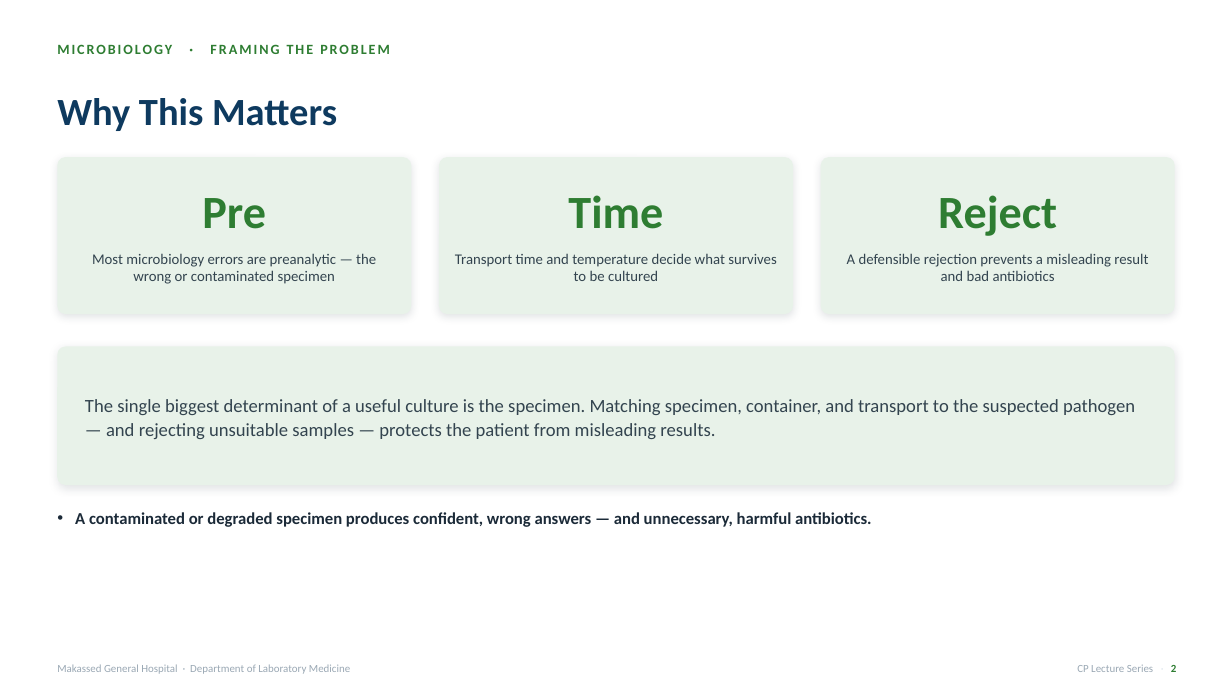
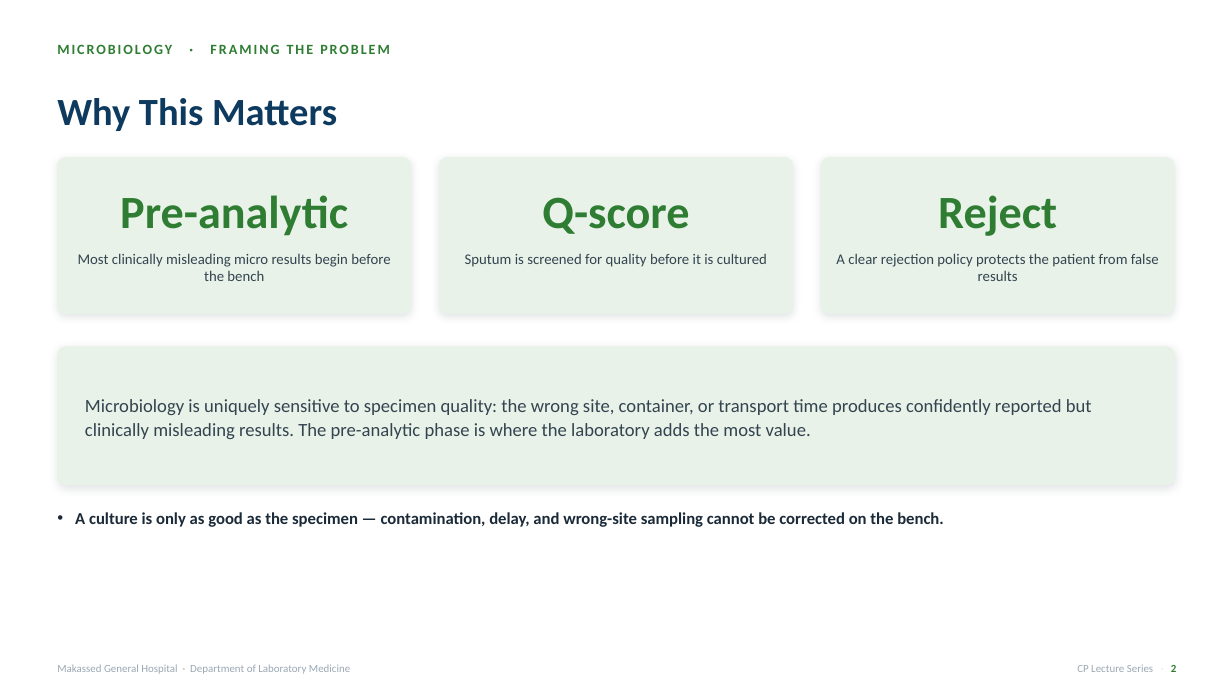
Before and after one commit to omarzbaba/makassed-cp-curriculum, a slide deck: slide 2 of decks/Micro_01_Specimen-Selection-Collection-Rejection.pptx. Drawn at 1232x693 pixels with LibreOffice and Linux fonts; fonts in the diff are those of the drawing. Boxes give left, top, right and bottom in pixels: in the first picture for what was removed or moved away, otherwise in the second. Text is boxed around its words. In the diff, an @@ line names an element or a change of style, - is before the commit and + after.

```diff
--- a/decks/Micro_01_Specimen-Selection-Collection-Rejection.pptx
+++ b/decks/Micro_01_Specimen-Selection-Collection-Rejection.pptx
@@ text at (120, 195, 348, 236): text changed @@
-Pre
+Pre-analytic
@@ text at (542, 197, 689, 234): text changed @@
-Time
+Q-score
@@ text at (78, 253, 390, 281): text changed @@
-Most microbiology errors are preanalytic — the wrong or contaminated specimen
+Most clinically misleading micro results begin before the bench
@@ text at (465, 253, 767, 267): text changed @@
-Transport time and temperature decide what survives to be cultured
+Sputum is screened for quality before it is cultured
@@ text at (836, 253, 1159, 281): text changed @@
-A defensible rejection prevents a misleading result and bad antibiotics
+A clear rejection policy protects the patient from false results
@@ text at (85, 399, 1092, 439): text changed @@
-The single biggest determinant of a useful culture is the specimen. Matching specimen, container, and transport to the suspected pathogen — and rejecting unsuitable samples — protects the patient from misleading results.
+Microbiology is uniquely sensitive to specimen quality: the wrong site, container, or transport time produces confidently reported but clinically misleading results. The pre-analytic phase is where the laboratory adds the most value.
@@ text at (75, 512, 944, 527): text changed @@
-• A contaminated or degraded specimen produces confident, wrong answers — and unnecessary, harmful antibiotics.
+• A culture is only as good as the specimen — contamination, delay, and wrong-site sampling cannot be corrected on the bench.
```
Also in this commit, not shown: 16 other slides changed, 7 slides added, 2 slides removed, 30 other files.
